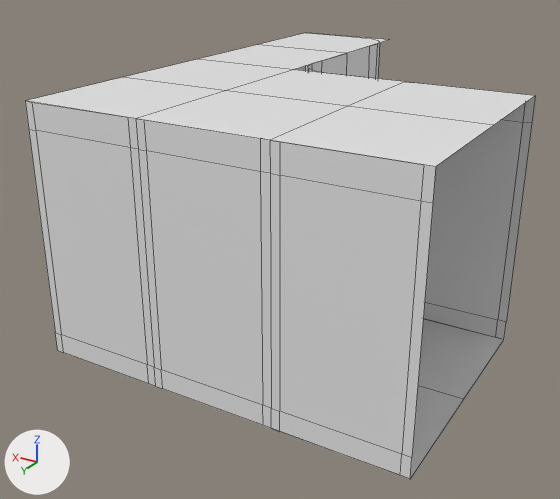
One commit to the FBX model ArtSource/level/corridor_1to2_02.fbx: the scene before it, then after it.
The view is the same before and after, from a camera (50 mm lens) standing at (-2.58, 9.4, 6.36) and looking at (3.68, -1.03, 1.15). The axes (+X, +Y, +Z) are drawn at lower left. The lights are the same throughout. Mesh edges are drawn as thin lines. Materials are left out; every surface is plain grey. Where no turn or scale is listed for an object, it has been applied to the vertices.

Script lines for the objects in view, before the commit:
```python
ob_plane_3189 = bpy.data.objects.new('Plane.3189', me_plane_055)
ob_plane_3189.parent = ob_plane_3191
ob_plane_3189.location = (-3.0, 0.0, 1.0)
ob_plane_3189.rotation_euler = (0.0, 1.571, 0.0)  # degrees (0, 90, 0)
ob_plane_3190 = bpy.data.objects.new('Plane.3190', me_plane_002)
ob_plane_3190.parent = ob_plane_3191
ob_plane_3190.location = (-2.0, 0.0, 0.0)
ob_plane_3191 = bpy.data.objects.new('Plane.3191', me_plane_002)
ob_plane_3191.location = (1.0, -1.0, 0.0)
ob_plane_3191.rotation_euler = (0.0, 0.0, -1.571)  # degrees (0, 0, -90)
ob_plane_3402 = bpy.data.objects.new('Plane.3402', me_plane_002)
ob_plane_3402.parent = ob_plane_3191
ob_plane_3402.location = (-2.0, 2.0, 4.0)
ob_plane_3402.rotation_euler = (0.0, -3.142, 0.0)  # degrees (0, -180, 0)
ob_plane_3403 = bpy.data.objects.new('Plane.3403', me_plane_002)
ob_plane_3403.parent = ob_plane_3191
ob_plane_3403.location = (0.0, 2.0, 4.0)
ob_plane_3403.rotation_euler = (0.0, -3.142, 0.0)  # degrees (0, -180, 0)
ob_plane_3406 = bpy.data.objects.new('Plane.3406', me_plane_002)
ob_plane_3406.parent = ob_plane_3191
ob_plane_3406.location = (0.0, 0.0, 4.0)
ob_plane_3406.rotation_euler = (0.0, -3.142, 0.0)  # degrees (0, -180, 0)
ob_plane_3407 = bpy.data.objects.new('Plane.3407', me_plane_002)
ob_plane_3407.parent = ob_plane_3191
ob_plane_3407.location = (-2.0, 0.0, 4.0)
ob_plane_3407.rotation_euler = (0.0, -3.142, 0.0)  # degrees (0, -180, 0)
ob_plane_3413 = bpy.data.objects.new('Plane.3413', me_plane_002)
ob_plane_3413.parent = ob_plane_3191
ob_plane_3413.location = (0.0, 4.0, 4.0)
ob_plane_3413.rotation_euler = (0.0, -3.142, 0.0)  # degrees (0, -180, 0)
ob_plane_3414 = bpy.data.objects.new('Plane.3414', me_plane_002)
ob_plane_3414.parent = ob_plane_3191
ob_plane_3414.location = (-2.0, 4.0, 4.0)
ob_plane_3414.rotation_euler = (0.0, -3.142, 0.0)  # degrees (0, -180, 0)
# also in view: 'Plane.3200' at (3.0, -3.0, 2.0); 'Plane.3201' at (5.0, -5.0, 2.0); 'Plane.3177' at (5.0, 2.0, 2.0); 'Plane.3412' at (5.0, -3.0, 4.0); 'Plane.3199' at (1.0, -2.0, 2.0)
```
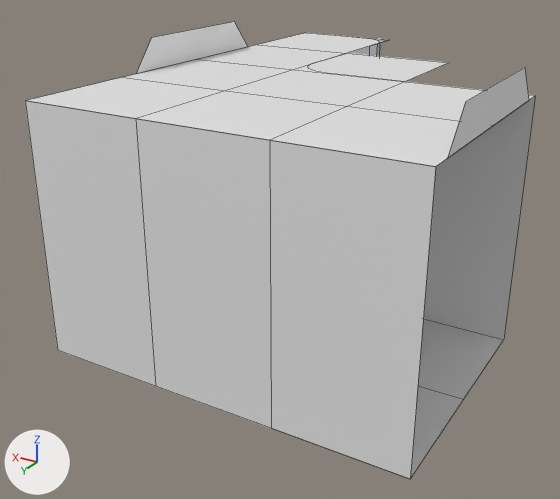
Changed parts and their boxes [x1, y1, x2, y2] in the pictures (560 x 499 px; the box of a moved part takes in the faces that stretch with it):
'Plane.3407', reshaped: before [271, 106, 493, 166]; after [271, 106, 459, 166]
'Plane.3406', reshaped: before [349, 82, 535, 125]; after [349, 82, 535, 121]
'Plane.5006', added: after [136, 22, 248, 74]
'Plane.5014', added: after [447, 67, 529, 158]
'Plane.5009', added: after [294, 53, 449, 81]
'Plane.3411', reshaped (7% narrower): before [258, 33, 388, 53]; after [258, 33, 379, 53]
part 1 of me_plane_002, moved or reshaped: [29, 33, 533, 479] in both
part 2 of me_plane_055, cut back: [28, 98, 533, 479] in both

Edits to the bpy script that builds the scene:
```text
Change me_plane_002:
    where me_plane_002.from_pydata(...)  # 4 vertices, 1 face; spans x -1.0..1.0, y -1.0..1.0, z 0.0
    used by ob_plane_3411; parent = ob_plane_3191; location = (4.0, 4.0, 4.0); rotation_euler = (0.0, -3.142, 0.0), in degrees (0, -180, 0)
    me_plane_002 part 1
    me_plane_002.vertices[0].co: (-1.0, -1.0, 0.0) -> (-1.0, 1.0, 0.0)  # pixel (410, 479) -> pixel (271, 428)
    me_plane_002.vertices[1].co: (1.0, -1.0, 0.0) -> (-1.0, -1.0, 0.0)  # pixel (463, 399) -> pixel (410, 479)
    me_plane_002.vertices[2].co: (-1.0, 1.0, 0.0) -> (1.0, 1.0, 0.0)  # pixel (271, 428) -> not seen
    me_plane_002.vertices[3].co: (1.0, 1.0, 0.0) -> (1.0, -1.0, 0.0)  # not seen -> pixel (463, 399)
Change me_plane_055:
    used by ob_plane_3199; parent = ob_plane_3191; location = (1.0, 0.0, 1.0); rotation_euler = (3.142, 1.571, 0.0), in degrees (180, 90, 0)
    remove me_plane_055.from_pydata(...)  # 16 vertices, 9 faces; spans x -3.0..1.0, y -1.0..1.0, z 0.0
    add me_plane_055.from_pydata(...)  # 4 vertices, 1 face; spans x -3.0..1.0, y -1.0..1.0, z 0.0
    me_plane_055 part 2
    12 vertices are removed from x -3.0..1.0, y -1.0..1.0, z 0.0
    9 faces are deleted
    1 new face joins them
Add me_plane_016:
    me_plane_016.from_pydata([(-1.21, 0.0, -0.28), (-1.66, 0.0, 0.25), (1.66, 0.0, 0.25), (1.21, 0.0, -0.28)], [], [(1, 2, 3, 0)])
Add ob_plane_5014:
    ob_plane_5014 = bpy.data.objects.new('Plane.5014', me_plane_016)
    ob_plane_5014.location = (0.0, 0.0, 4.25)
    ob_plane_5014.rotation_euler = (-3.142, 0.0, -1.571)  # degrees (-180, 0, -90)
Add ob_plane_5009:
    ob_plane_5009 = bpy.data.objects.new('Plane.5009', me_plane_002)
    ob_plane_5009.parent = ob_plane_3191
    ob_plane_5009.location = (2.0, 2.0, 4.0)
    ob_plane_5009.rotation_euler = (0.0, -3.142, 0.0)  # degrees (0, -180, 0)
Add ob_plane_5006:
    ob_plane_5006 = bpy.data.objects.new('Plane.5006', me_plane_016)
    ob_plane_5006.location = (6.0, -2.0, 4.25)
    ob_plane_5006.rotation_euler = (-3.142, 0.0, 1.571)  # degrees (-180, 0, 90)
```
